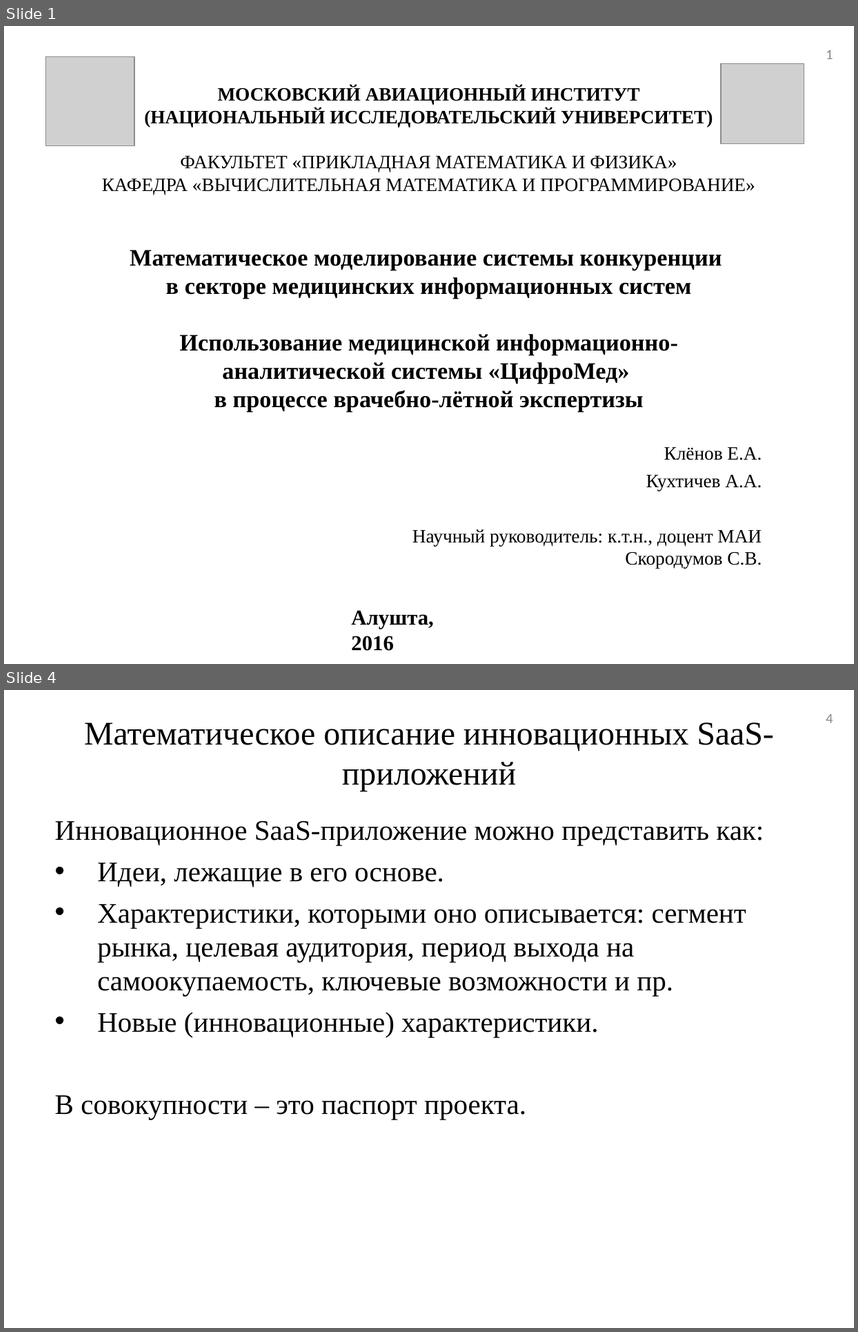
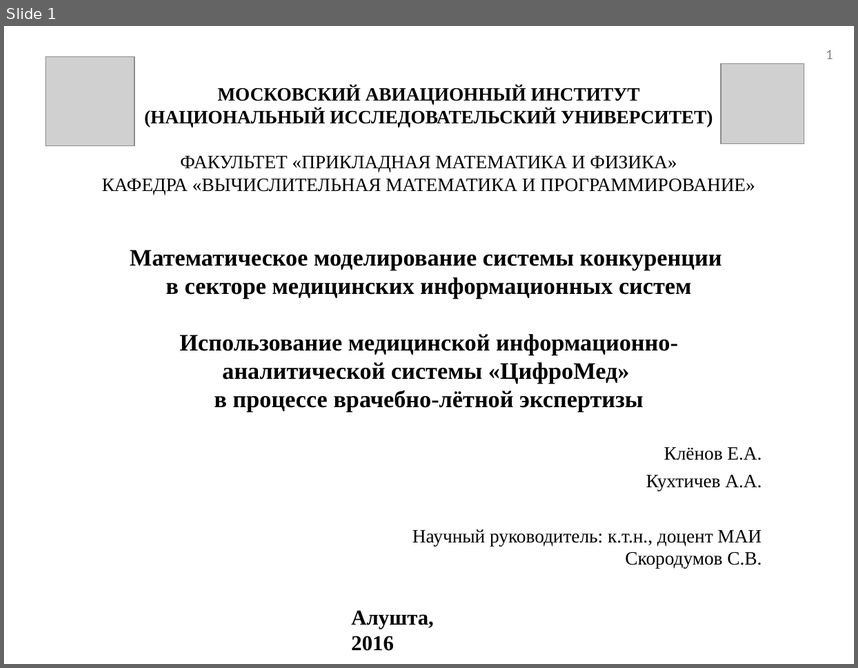
Before and after one commit to tehdoorsareopen/science, a slide deck: _Аспирантура/_Статьи/Алушта16/Алушта16.ppt. Shown one above the other, each under a label of ours: slides 1 and 4 before the commit, slide 1 after it; the slides between them are not shown. The pictures are 858x1332 and 858x668 pixels, drawn with LibreOffice and Linux fonts; fonts in the diff are those of the drawing; grey boxes stand for pictures. Boxes give left, top, right and bottom in pixels: in the first picture for what was removed or moved away, otherwise in the second. Text is boxed around its words. In the diff, an @@ line names an element or a change of style, - is before the commit and + after.

```diff
--- a/_Аспирантура/_Статьи/Алушта16/Алушта16.ppt
+++ b/_Аспирантура/_Статьи/Алушта16/Алушта16.ppt
@@ slide 4 removed at [4, 690, 854, 1328], background #FFFFFF @@
@@ title removed at [84, 722, 774, 791] @@
-Математическое описание инновационных SaaS-приложений
@@ page number removed at [826, 714, 833, 723] @@
-4
@@ text removed at [55, 820, 764, 1119] @@
-Инновационное SaaS-приложение можно представить как:
-• Идеи, лежащие в его основе.
-• Характеристики, которыми оно описывается: сегмент рынка, целевая аудитория, период выхода на самоокупаемость, ключевые возможности и пр.
-• Новые (инновационные) характеристики.
-В совокупности – это паспорт проекта.
```
Also in this commit, not shown: 1 slide changed, 14 slides added, 9 other slides removed, 10 other files.
